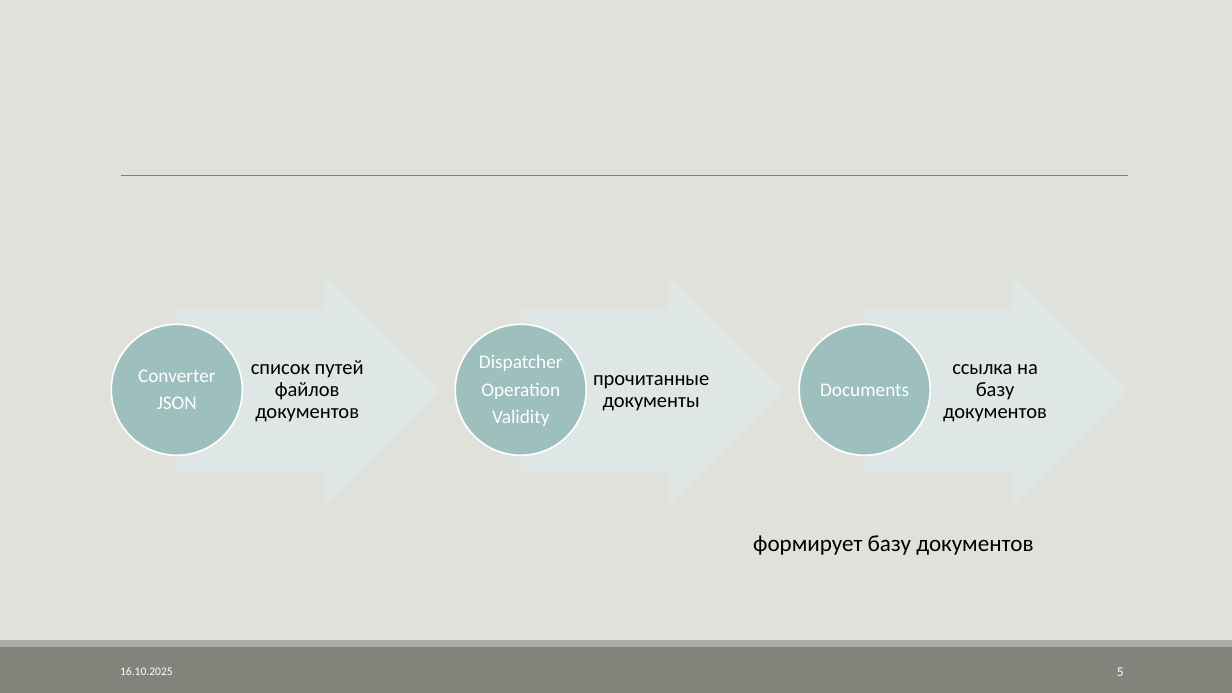
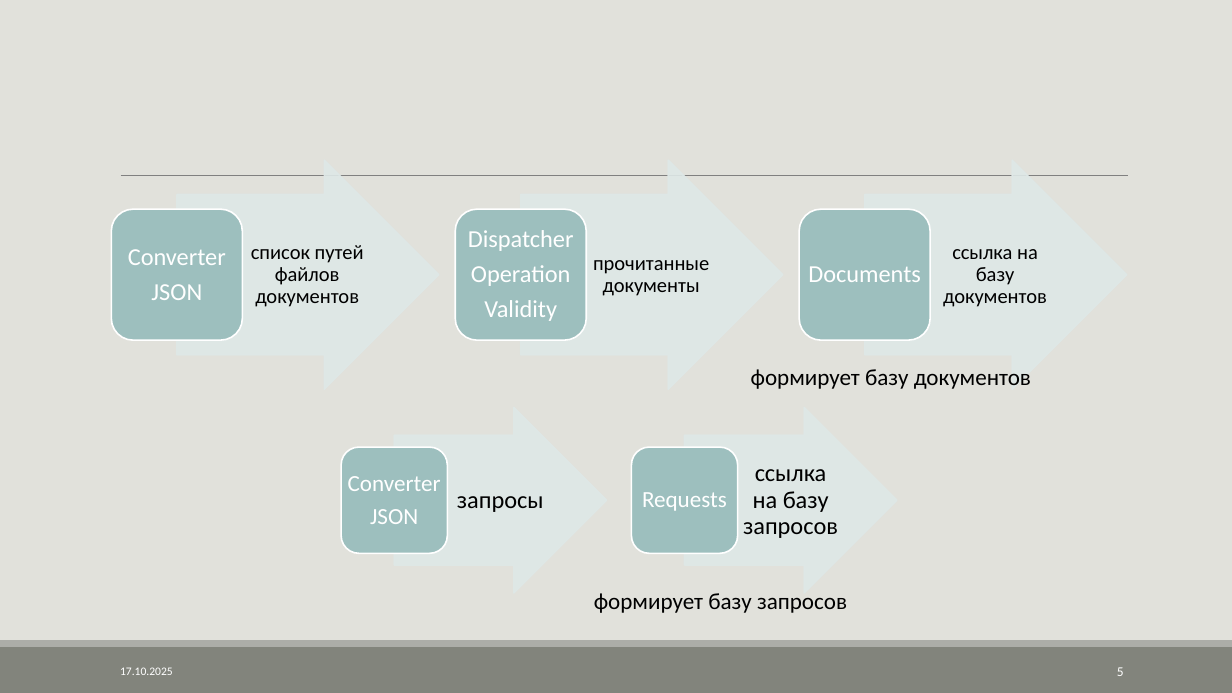
Before and after one commit to AVKazmirchuk/SearchEngine, a slide deck: slide 5 of presentation/защита.pptx. Drawn at 1232x693 pixels with LibreOffice and Linux fonts; fonts in the diff are those of the drawing. Boxes give left, top, right and bottom in pixels: in the first picture for what was removed or moved away, otherwise in the second. Text is boxed around its words. In the diff, an @@ line names an element or a change of style, - is before the commit and + after.

```diff
--- a/presentation/защита.pptx
+++ b/presentation/защита.pptx
@@ 3 texts, 3 right arrows: place and size @@
-3 texts, 3 right arrows at [177,275,1128,505]
+3 texts, 3 right arrows at [177,160,1128,389]
@@ rounded rectangle added at [112,209,243,340], fill #9DBFBE, outline #FFFFFF 1.25 pt @@
@@ rounded rectangle added at [456,209,587,340], fill #9DBFBE, outline #FFFFFF 1.25 pt @@
@@ rounded rectangle added at [799,209,931,340], fill #9DBFBE, outline #FFFFFF 1.25 pt @@
@@ text "Converter": place and size @@
-text "Converter" at [138,369,215,409]
+text "Converter" at [128,249,226,300]
@@ size 15 to 19 pt; more space between paragraphs in 3 elements at [128,249,226,300], [808,266,921,282], [468,230,574,321] @@
@@ text "Dispatcher": place and size @@
-text "Dispatcher" at [479,355,563,426]
+text "Dispatcher" at [468,230,574,321]
@@ text "Documents": place and size @@
-text "Documents" at [820,384,909,396]
+text "Documents" at [808,266,921,282]
@@ ellipse removed at [112,324,243,456] @@
@@ ellipse removed at [456,324,587,456] @@
@@ ellipse removed at [799,324,931,456] @@
@@ text "формирует базу документов": place and size @@
-text "формирует базу документов" at [753,535,1033,555]
+text "формирует базу документов" at [751,369,1031,389]
@@ group added at [341,408,897,593]: 4 texts, 2 right arrows, 2 rounded rectangles @@
+запросы
+Converter
+JSON
+ссылка на базу запросов
+Requests
@@ text added at [594,593,847,613], 18 pt, text #000000 @@
+формирует базу запросов
@@ text at [120,667,173,675]: text changed @@
-16.10.2025
+17.10.2025
```
Also in this commit, not shown: 9 other slides changed, 2 slides removed, 2 other files.
